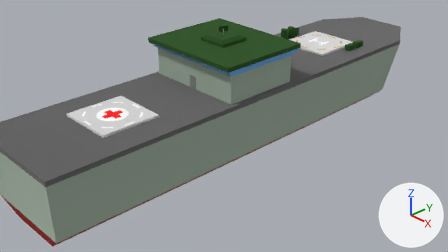
An edit to the Blender file packages/units/building/carrier_1/assets/carrier_1.blend, drawn before and after from the same camera.
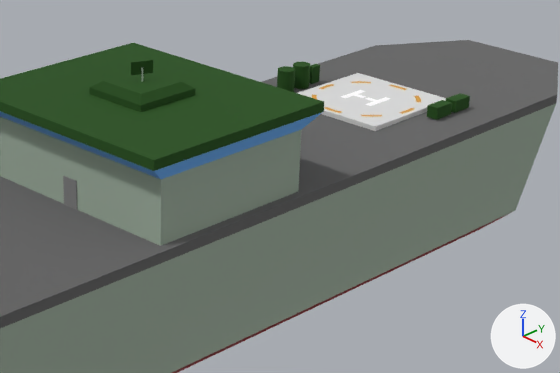
There are two pictures of each version: one from the file's camera 'Camera', one close up on the part from 36% to 90% of the width and 0% to 63% of the height. Lighting does not change. The marker at lower right points along +X, +Y and +Z. The older version's two pictures come first.

The scene before the commit, as lines of its bpy script (objects in view):
```python
me_cube_001 = bpy.data.meshes.new('Cube.001')
me_cube_001.from_pydata(...)  # 16 vertices, 15 faces; spans x -1.0..1.0, y -0.84..0.84, z -0.3..0.38
# faces by material slot: [6, 4, 5]
me_cube_001.materials.append(mat_primary)  # dark green #205010
me_cube_001.materials.append(mat_glass)  # blue #66a7e7
me_cube_001.materials.append(mat_secondary)  # grey #a0b0a0
me_cube_002 = bpy.data.meshes.new('Cube.002')
me_cube_002.from_pydata(...)  # 12 vertices, 10 faces; spans x -1.35..1.35, y -1.35..1.35, z -1.0..1.0
me_cube_002.materials.append(mat_primary)  # dark green #205010
ob_cube = bpy.data.objects.new('Cube', me_cube_002)
ob_cube.parent = ob_head
ob_cube.matrix_parent_inverse = Matrix(((1.0, 0.0, 0.0, 0.0), (0.0, 1.0, 0.0, 0.0), (0.0, 0.0, 1.0, -1.18), (0.0, 0.0, 0.0, 1.0)))
ob_cube.location = (0.0, 0.0, 1.607)
ob_cube.scale = (0.2, 0.2, 0.05)
ob_head = bpy.data.objects.new('head', me_cube_001)
ob_head.parent = ob_root
ob_head.location = (0.0, 0.0, 1.18)
ob_landing_port_supply = bpy.data.objects.new('landing_port_supply', None)
ob_landing_port_supply.parent = ob_root
ob_landing_port_supply.location = (0.0, 2.619, 0.893)
ob_landing_port_supply.instance_type = 'COLLECTION'
ob_landing_port_supply.instance_collection = col_collection_002
# also in view: 'base' at (0.0, 0.4, 0.19)
```
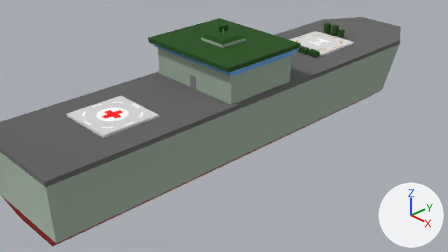
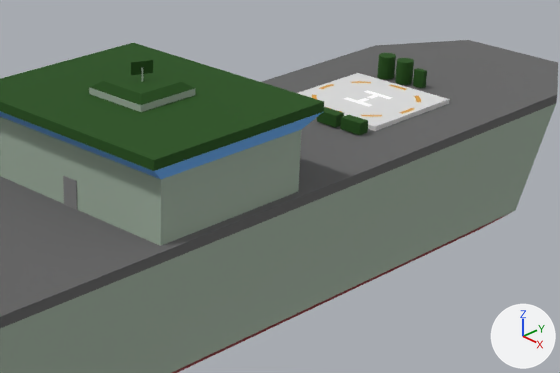
Where the newer file only moved an object's origin or applied its transform, the numbers keep the older frame.

Changed parts and their boxes [x1, y1, x2, y2] in the close-ups (560 x 373 px):
'landing_port_supply', turned
    before: [277, 62, 470, 131]
    after: [298, 53, 450, 135]
part 1 of me_cube_002, recoloured (dark green to grey)
    both: [89, 87, 196, 112]

Patch to the scene script:
```diff
--- a/packages/units/building/carrier_1/assets/carrier_1.blend.py
+++ b/packages/units/building/carrier_1/assets/carrier_1.blend.py
@@ me_cube_002 @@
 me_cube_002.from_pydata(...)  # 12 vertices, 10 faces; spans x -1.35..1.35, y -1.35..1.35, z -1.0..1.0
 # used by ob_cube; parent = ob_head; location = (0.0, 0.0, 1.607); scale = (0.2, 0.2, 0.05)
+# me_cube_002 part 1: all 4 faces centred in x -1.35..1.35, y -1.35..1.35, z -0.5 switch from mat_primary (dark green #205010) to mat_secondary (grey #a0b0a0)
@@ ob_landing_port_supply @@
 ob_landing_port_supply.location = (0.0, 2.619, 0.893)
+ob_landing_port_supply.rotation_euler = (0.0, 0.0, -1.571)  # degrees (0, 0, -90)
 ob_landing_port_supply.instance_type = 'COLLECTION'
```
